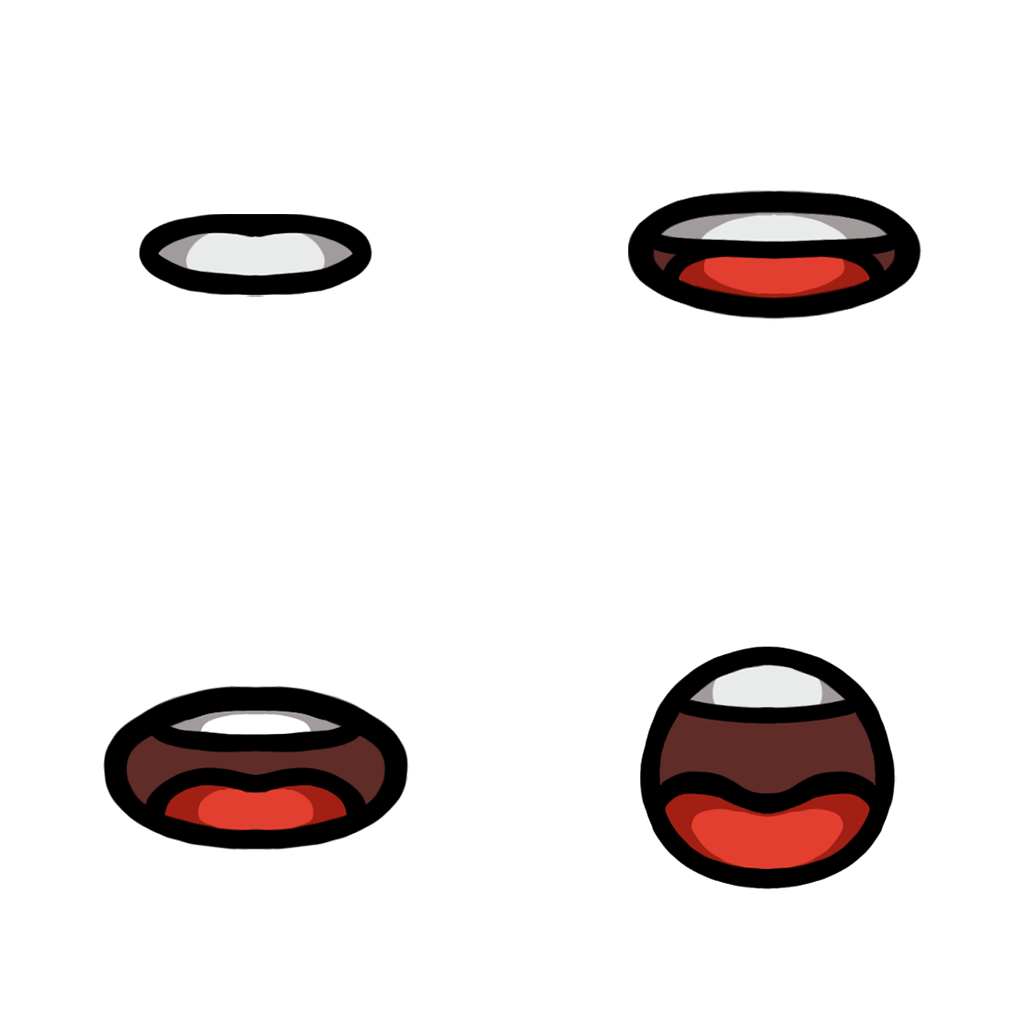
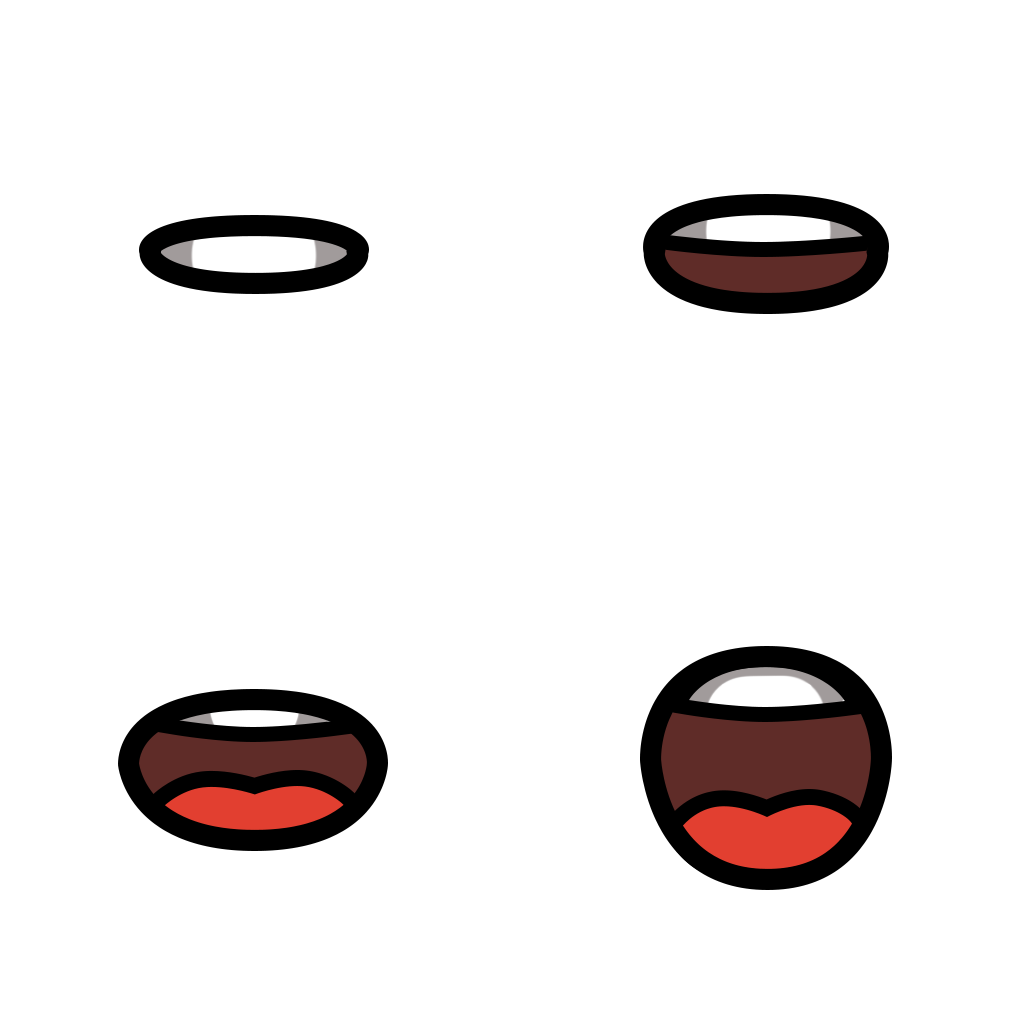
Revision of a layered 1024px x 1024px image; what changed, layer by layer:
removed group "Yelling_Aah" (5 layers) over [103, 190, 923, 890]
removed layer "Layer 9" from group "Yelling_Aah" over [640, 646, 897, 890]
removed layer "Layer 6" from group "Yelling_Aah" over [103, 685, 409, 851]
removed layer "Layer 8" from group "Yelling_Aah" over [628, 190, 923, 321]
removed layer "Layer 7" from group "Yelling_Aah" over [139, 214, 374, 297]
added group "Group 1" with 17 layers over [103, 194, 923, 890]
added layer "Shape 1 copy 4" in group "Group 1" over [640, 646, 892, 890]
added layer "Shape 3 copy" in group "Group 1" over [663, 789, 869, 886]
added layer "Shape 3" in group "Group 1" over [143, 770, 360, 848]
added layer "Shape 2 copy" in group "Group 1" over [154, 701, 357, 742]
added layer "Shape 2 copy 2" in group "Group 1" over [648, 221, 875, 257]
added layer "Shape 2" in group "Group 1" over [666, 652, 869, 722]
added layer "Shape 1 copy 3" in group "Group 1" over [118, 689, 388, 851]
added layer "Shape 1 copy" in group "Group 1" over [643, 194, 889, 314]
added layer "Shape 1" in group "Group 1" over [139, 215, 369, 294]
added layer "Layer 12 copy 2" in group "Group 1" over [151, 223, 351, 281]
added layer "Layer 12 copy" in group "Group 1" over [168, 694, 332, 733]
added layer "Layer 12 copy 3" in group "Group 1" over [644, 201, 879, 251]
added layer "Layer 12" in group "Group 1" over [680, 653, 861, 717]
added layer "Layer 10" in group "Group 1" over [152, 215, 879, 874]
added layer "Layer 11" in group "Group 1" over [128, 231, 883, 841]
